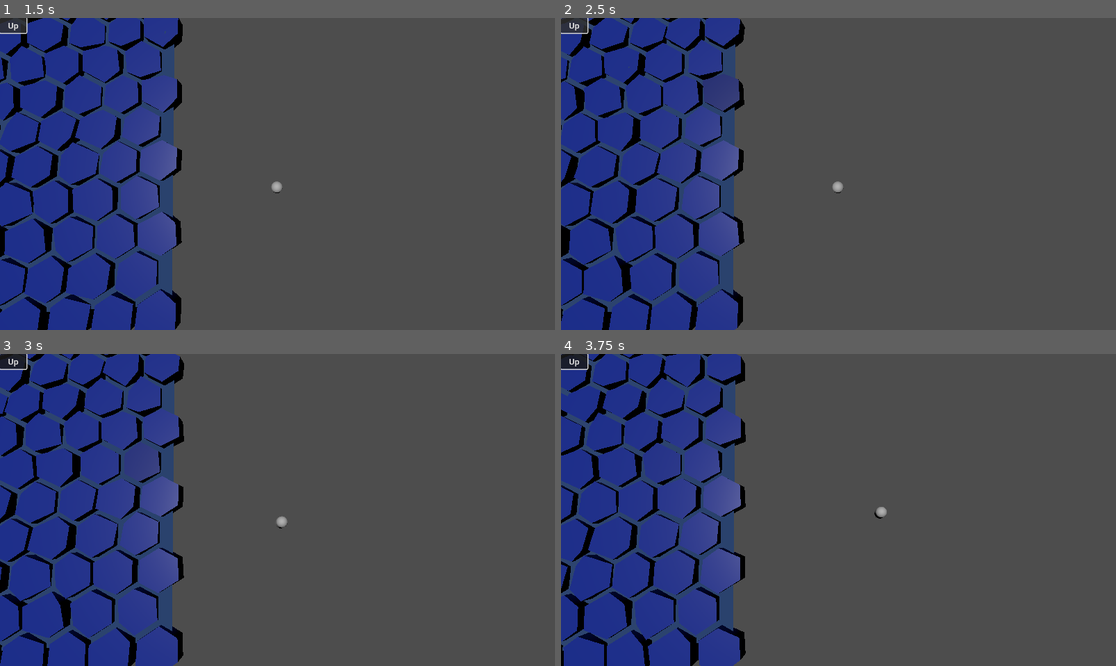
Above: before the commit, frames 1-4 (two rows, left to right).
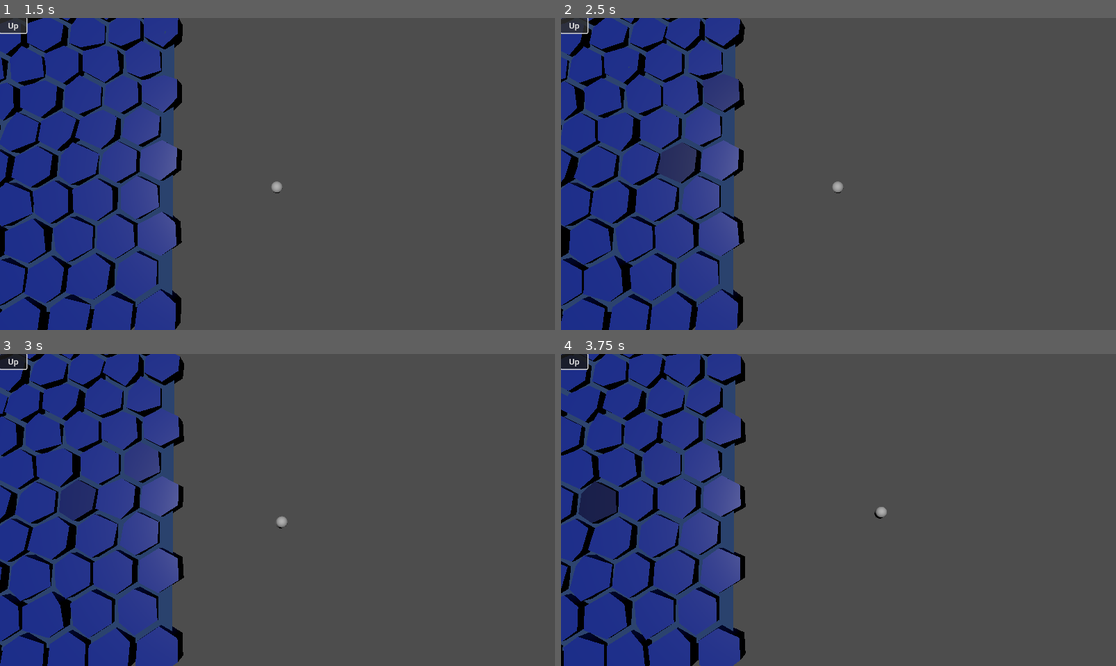
Above: after the commit, the same moments.

Repository: BinRoot/ludum-dare-58
Game: Godot game, scene res://Scenes/world.tscn
The game is run twice, just before and just after one commit, with the same random seed, the same clock (stepped at 60 frames per second) and the same inputs.
Inputs (mouse positions are in pixels of both pictures, inside the frame that each line leads up to):
- Up to frame 1 (1.5 s): click "Up" at 0.5 s; click "Up" at 1.25 s
- Up to frame 2 (2.5 s): click "Up" at 2 s
- Up to frame 3 (3 s): move the mouse to (399, 494) at 2.77 s; click (399, 494) at 2.92 s
- Up to frame 4 (3.75 s): move the mouse to (727, 525) at 3.52 s; click (727, 525) at 3.67 s

Frame 1 is identical in both runs. In frame 2, 0.6% of the frame differs, in the area x 17-25%, y 39-53%; in frame 3, 0.6%; in frame 4, 0.6%, in the area x 3-11%, y 40-55%.

Commit message:
support multi fish

Diff:
--- a/Scenes/sea_tile.gd
+++ b/Scenes/sea_tile.gd
@@ -2,7 +2,7 @@
 
 @onready var mesh_instance: MeshInstance3D = $MeshInstance3D
 var material: ShaderMaterial
-var fish_ref: Node3D = null
+var fish_refs: Array[Node3D] = []  # Track multiple fish
 var hex_radius: float = 2.0  # Must match the radius used in _ready
 var is_hovered: bool = false
 
@@ -50,32 +50,37 @@
 	static_body.mouse_entered.connect(_on_mouse_entered)
 	static_body.mouse_exited.connect(_on_mouse_exited)
 
-func set_fish(fish: Node3D):
-	fish_ref = fish
+func add_fish(fish: Node3D):
+	if fish and not fish in fish_refs:
+		fish_refs.append(fish)
 
 func _process(_delta):
 	if material:
 		# Update hover highlight
 		material.set_shader_parameter("hover_highlight", 1.0 if is_hovered else 0.0)
 
-		if fish_ref:
-			# Calculate if fish is near this tile
-			var tile_pos = global_position
-			var fish_pos = fish_ref.global_position
+		# Check all fish and use the maximum shadow effect
+		var max_is_under = 0.0
+		var tile_pos = global_position
 
-			# Calculate distance in x,z plane
-			var dx = fish_pos.x - tile_pos.x
-			var dz = fish_pos.z - tile_pos.z
-			var dist_xz = sqrt(dx * dx + dz * dz)
+		for fish_ref in fish_refs:
+			if fish_ref:
+				# Calculate if fish is near this tile
+				var fish_pos = fish_ref.global_position
 
-			# Check if fish is within hex radius and near the tile's Y level
-			var is_under = 0.0
-			var y_diff = abs(fish_pos.y - tile_pos.y)
-			if dist_xz < hex_radius and y_diff < 3.0:  # Within 3 units vertically
-				# Calculate shadow intensity based on distance (center = darker, edge = lighter)
-				is_under = 1.0 - (dist_xz / hex_radius)
+				# Calculate distance in x,z plane
+				var dx = fish_pos.x - tile_pos.x
+				var dz = fish_pos.z - tile_pos.z
+				var dist_xz = sqrt(dx * dx + dz * dz)
 
-			material.set_shader_parameter("fish_under", is_under)
+				# Check if fish is within hex radius and near the tile's Y level
+				var y_diff = abs(fish_pos.y - tile_pos.y)
+				if dist_xz < hex_radius and y_diff < 3.0:  # Within 3 units vertically
+					# Calculate shadow intensity based on distance (center = darker, edge = lighter)
+					var is_under = 1.0 - (dist_xz / hex_radius)
+					max_is_under = max(max_is_under, is_under)
+
+		material.set_shader_parameter("fish_under", max_is_under)
 
 func _on_mouse_entered():
 	is_hovered = true
--- a/Scenes/world.gd
+++ b/Scenes/world.gd
@@ -4,7 +4,6 @@
 @export var grid_width: int = 10
 @export var grid_height: int = 10
 @export var hex_radius: float = 2.0  # Must match the radius in sea_tile.gd
-@onready var fish = $Fish
 
 # Preload the sea tile scene
 var sea_tile_scene = preload("res://Scenes/sea_tile.tscn")
@@ -12,6 +11,7 @@
 
 func _ready():
 	generate_hex_grid()
+	update_fish_references()
 
 func generate_hex_grid():
 	var hex_width = hex_radius * 1.0
@@ -34,7 +34,27 @@
 			# Center the grid around origin
 			tile.position = Vector3(x - offset_x, 0, z - offset_z) - Vector3(30, 0, 5)
 			add_child(tile)
+			sea_tiles.append(tile)
 
-			# Set the fish reference for each tile
-			tile.set_fish(fish)
-			sea_tiles.append(tile)
+# Find all fish in the scene and pass them to all tiles
+func update_fish_references():
+	# Find all nodes with the fish script
+	var all_fish: Array[Node3D] = []
+	_find_fish_recursive(self, all_fish)
+
+	# Pass all fish to each tile
+	for tile in sea_tiles:
+		for fish_node in all_fish:
+			tile.add_fish(fish_node)
+
+# Recursively search for fish nodes
+func _find_fish_recursive(node: Node, fish_list: Array[Node3D]):
+	# Check if this node has the fish script
+	if node.get_script() != null:
+		var script_path = node.get_script().resource_path
+		if script_path.ends_with("fish.gd"):
+			fish_list.append(node as Node3D)
+
+	# Check all children
+	for child in node.get_children():
+		_find_fish_recursive(child, fish_list)
